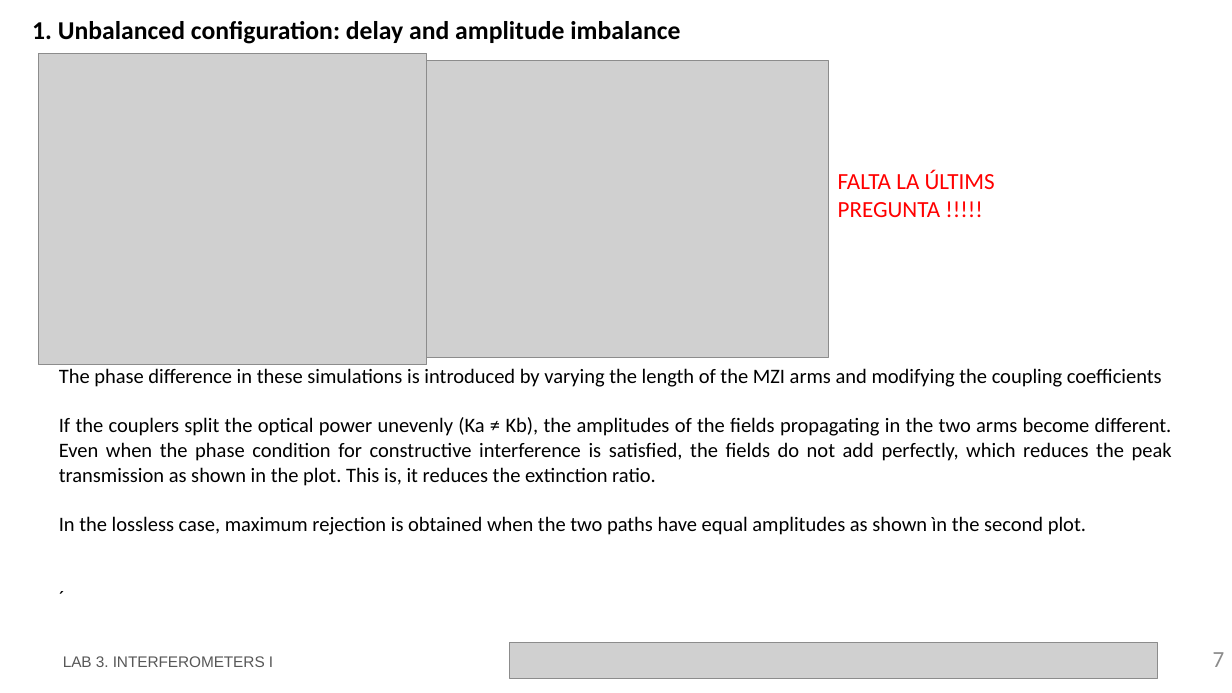
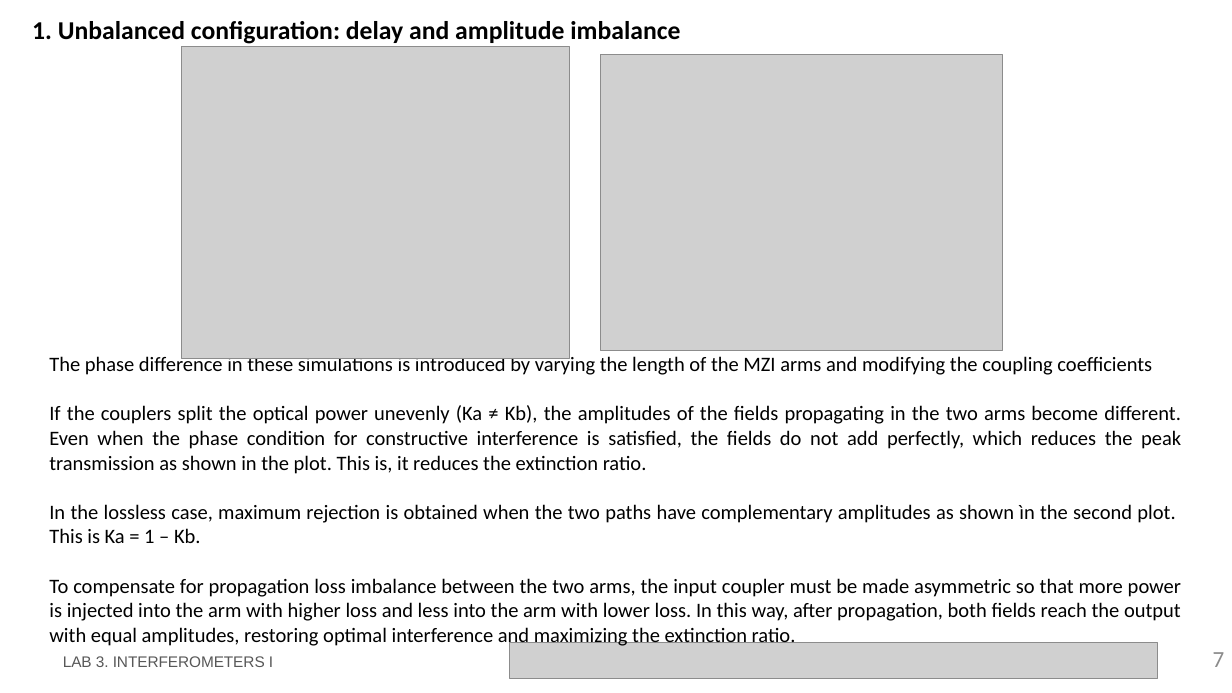
Before and after one commit to mromgar1/pic-upv-lab3, a slide deck: slide 7 of LabBook_3.pptx. Drawn at 1232x693 pixels with LibreOffice and Linux fonts; fonts in the diff are those of the drawing; grey boxes stand for pictures; background and template pictures are left out. Boxes give left, top, right and bottom in pixels: in the first picture for what was removed or moved away, otherwise in the second. Text is boxed around its words. In the diff, an @@ line names an element or a change of style, - is before the commit and + after.

```diff
--- a/LabBook_3.pptx
+++ b/LabBook_3.pptx
@@ picture: place and size @@
-picture at (39,53,427,364)
+picture at (181,47,569,359)
@@ picture: place and size @@
-picture at (427,61,829,358)
+picture at (601,55,1003,351)
@@ text removed at (838,169,995,217) @@
-FALTA LA ÚLTIMS PREGUNTA !!!!!
@@ text "The phase difference in these ...": place and size @@
-text "The phase difference in these ..." at (59,368,1172,535)
+text "The phase difference in these ..." at (49,354,1181,648)
@@ text at (49,504,1181,648): text changed @@
-In the lossless case, maximum rejection is obtained when the two paths have equal amplitudes as shown ìn the second plot.
-´
+In the lossless case, maximum rejection is obtained when the two paths have complementary amplitudes as shown ìn the second plot. This is Ka = 1 – Kb.
+To compensate for propagation loss imbalance between the two arms, the input coupler must be made asymmetric so that more power is injected into the arm with higher loss and less into the arm with lower loss. In this way, after propagation, both fields reach the output with equal amplitudes, restoring optimal interference and maximizing the extinction ratio.
```
Also in this commit, not shown: 2 other slides changed, 1 slide added, 3 slides removed.
